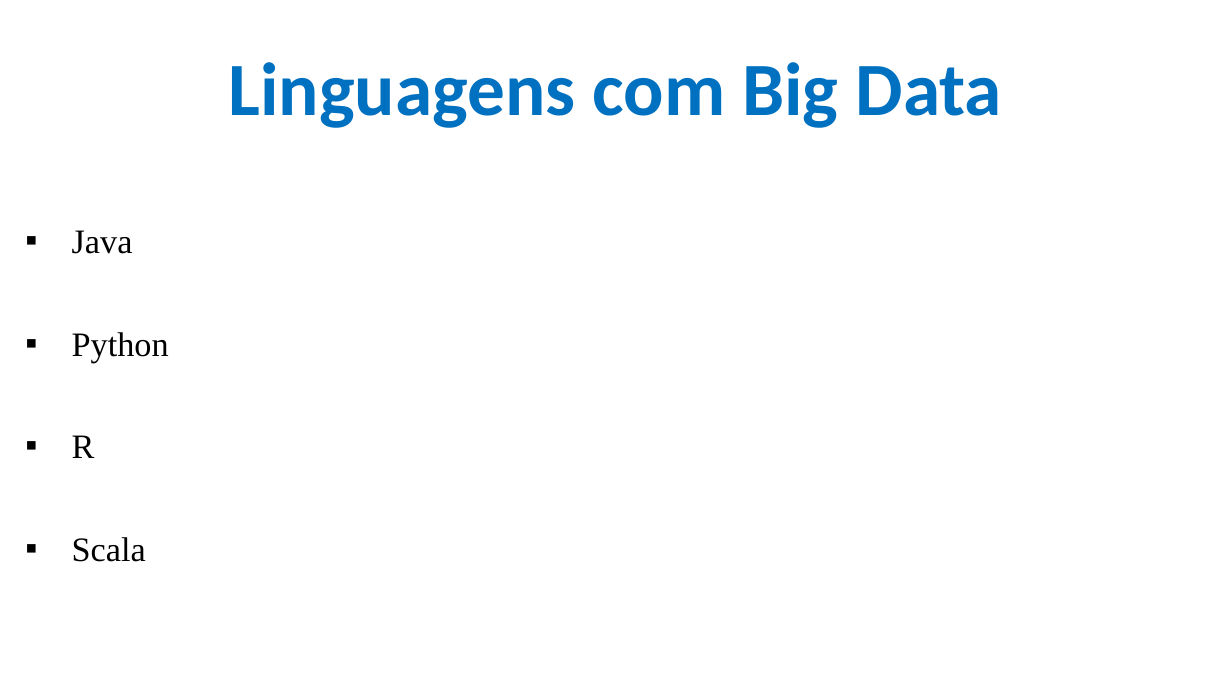
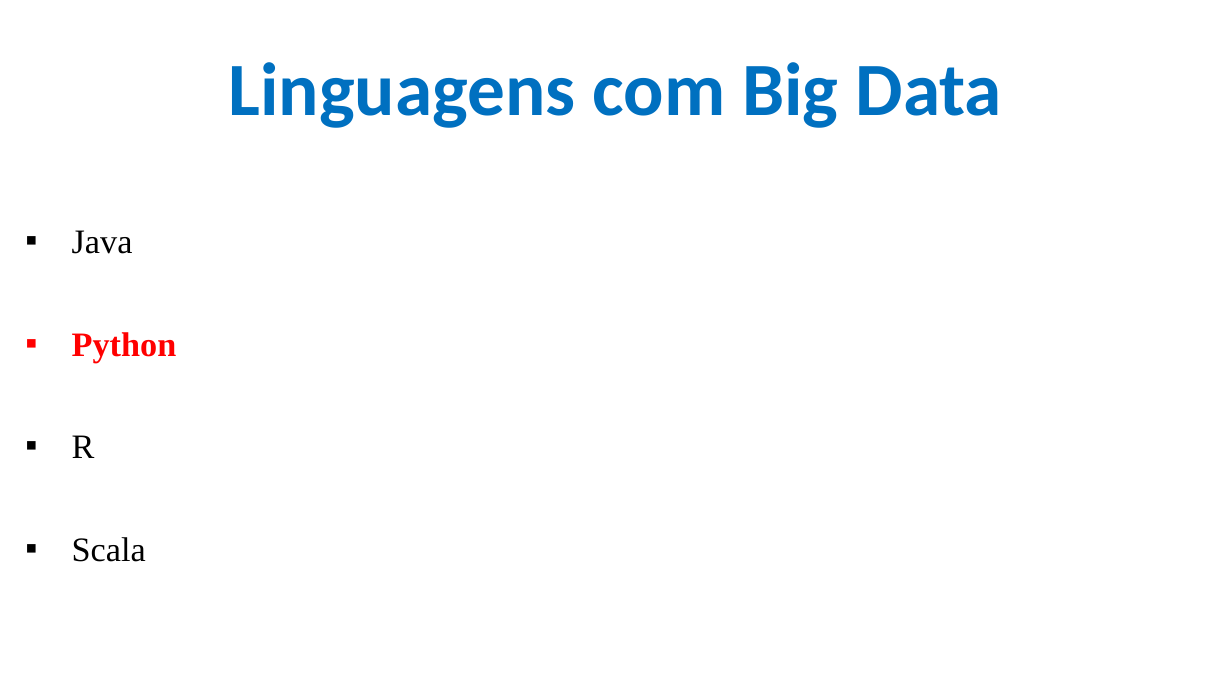
Before and after one commit to CloudEducationBrazil/WydenArea1AplicacaoCloudIndustria40Python, a slide deck: slide 7 of 01 Classes/Aula 10 - Aplicação Cloud Indústria 40 Python Integração Cloud Big Data Parte 1.pptx. Drawn at 1232x693 pixels with LibreOffice and Linux fonts; fonts in the diff are those of the drawing; background and template pictures are left out. Boxes give left, top, right and bottom in pixels: in the first picture for what was removed or moved away, otherwise in the second. Text is boxed around its words. In the diff, an @@ line names an element or a change of style, - is before the commit and + after.

Commit message:
Big Data IoT Python UniRuy Wyden ...

```diff
--- a/01 Classes/Aula 10 - Aplicação Cloud Indústria 40 Python Integração Cloud Big Data Parte 1.pptx
+++ b/01 Classes/Aula 10 - Aplicação Cloud Indústria 40 Python Integração Cloud Big Data Parte 1.pptx
@@ text at (72, 332, 177, 363): text colour #000000 to #FF0000, bold on in "Python" @@
```
Also in this commit, not shown: 12 other slides changed, 2 other files.
